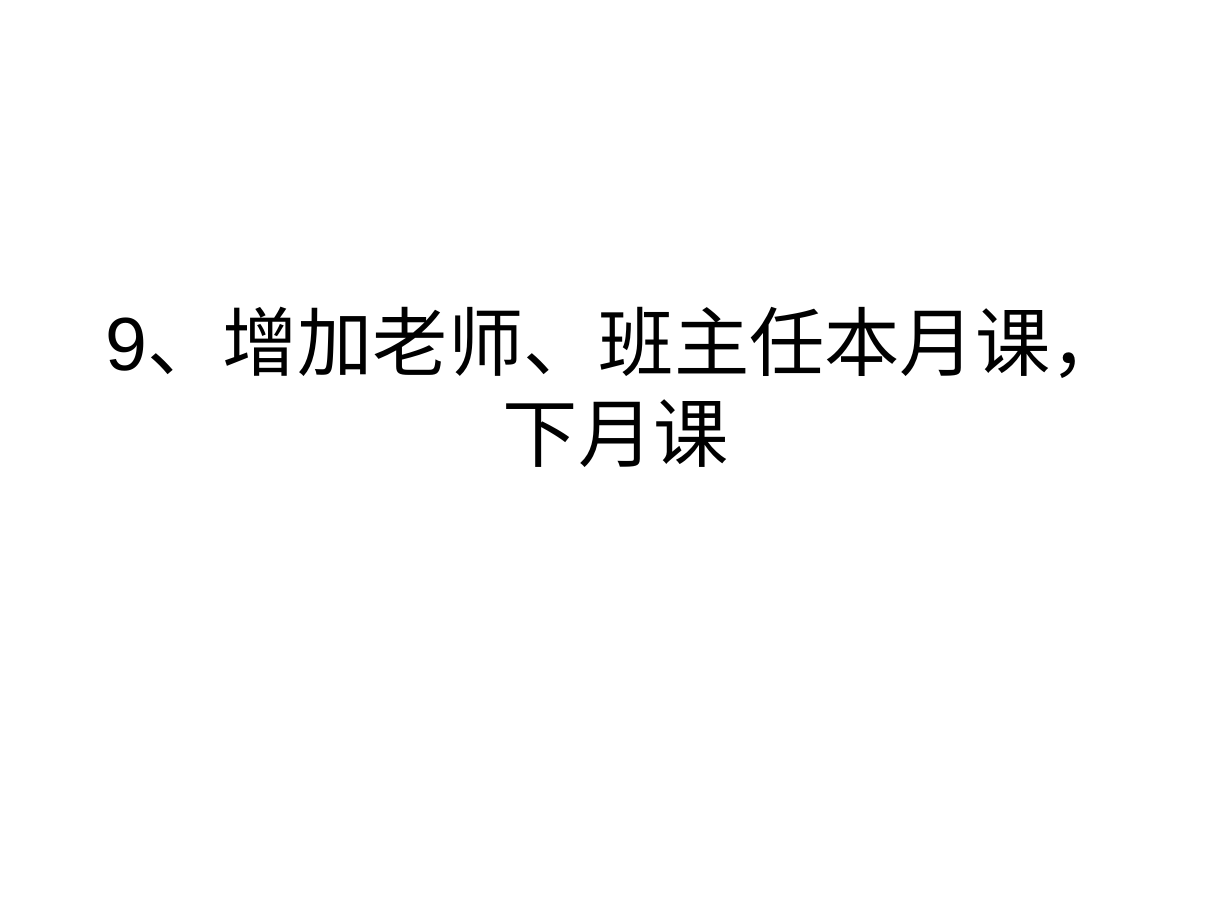
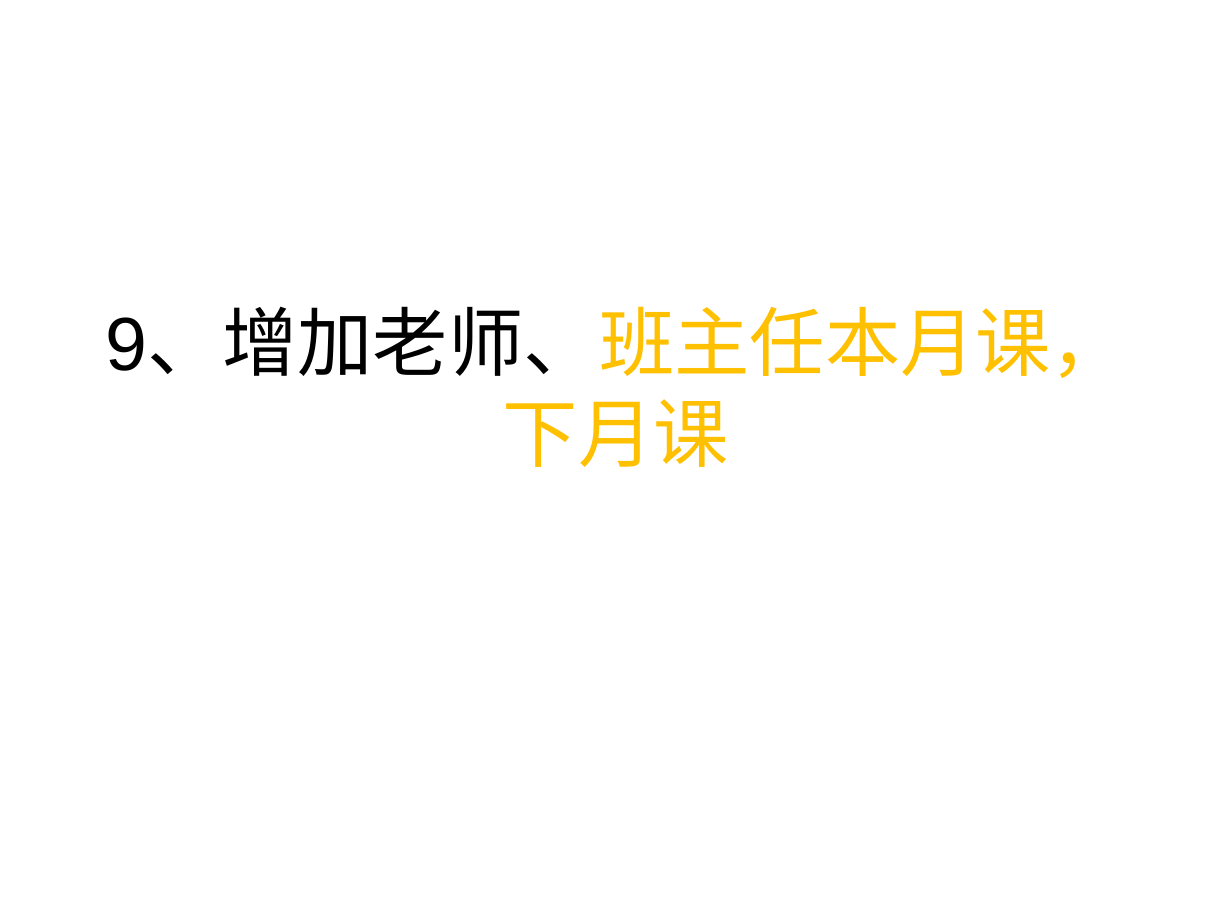
Before and after one commit to lieoluntan/sdpkRW, a slide deck: slide 9 of 个人测试任务表/0121测试问题/0121总任务（16点修订版）.ppt. Drawn at 1232x924 pixels with LibreOffice and Linux fonts; fonts in the diff are those of the drawing. Boxes give left, top, right and bottom in pixels: in the first picture for what was removed or moved away, otherwise in the second. Text is boxed around its words. In the diff, an @@ line names an element or a change of style, - is before the commit and + after.

```diff
--- a/个人测试任务表/0121测试问题/0121总任务（16点修订版）.ppt
+++ b/个人测试任务表/0121测试问题/0121总任务（16点修订版）.ppt
@@ title "9、增加老师、班主任本月课，下月课" at [105, 311, 1126, 467]: text colour #000000 to #FFC000 in "9、增加老师、班主任本月课，下月课" @@
```
Also in this commit, not shown: 7 other slides changed, 1 slide added.
